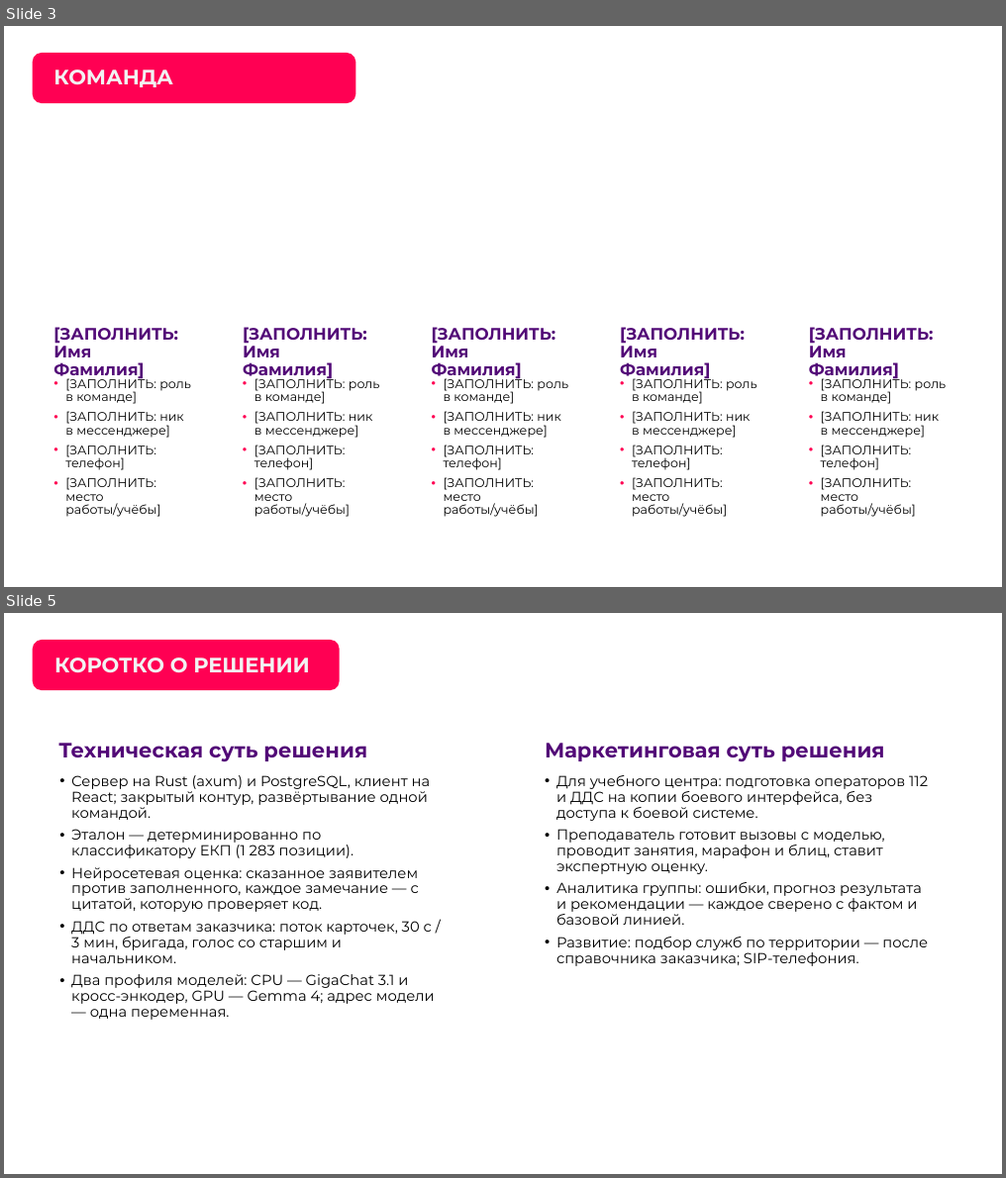
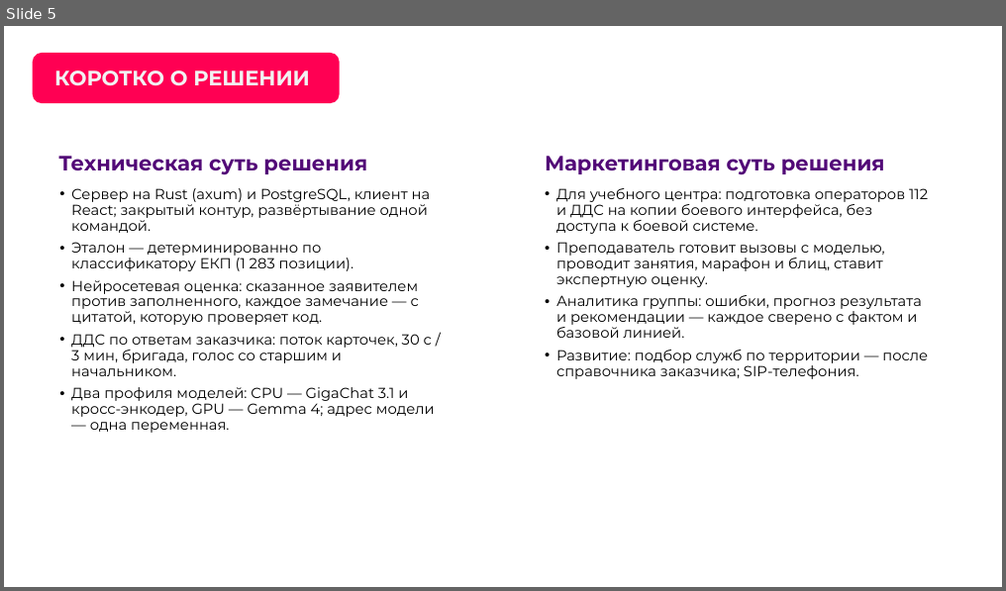
Before and after one commit to Den4ikAI/arm112-trainer_final, a slide deck: docs/презентация.pptx. Shown one above the other, each under a label of ours: slides 3 and 5 before the commit, slide 5 after it; the slides between them are not shown. The pictures are 1006x1178 and 1006x591 pixels, drawn with LibreOffice and Linux fonts; fonts in the diff are those of the drawing; background and template pictures are left out. Boxes give left, top, right and bottom in pixels: in the first picture for what was removed or moved away, otherwise in the second. Text is boxed around its words. In the diff, an @@ line names an element or a change of style, - is before the commit and + after.

```diff
--- a/docs/презентация.pptx
+++ b/docs/презентация.pptx
@@ slide 3 removed at (4, 26, 1002, 587), background picture (left out) @@
@@ rounded rectangle removed at (33, 52, 355, 103) @@
@@ title removed at (54, 70, 173, 87) @@
-КОМАНДА
@@ rounded rectangle removed at (33, 151, 212, 547) @@
@@ rounded rectangle removed at (410, 151, 589, 547) @@
@@ rounded rectangle removed at (598, 151, 778, 547) @@
@@ rounded rectangle removed at (787, 151, 966, 547) @@
@@ text removed at (54, 327, 178, 380) @@
-[ЗАПОЛНИТЬ: Имя Фамилия]
@@ text removed at (243, 327, 367, 380) @@
-[ЗАПОЛНИТЬ: Имя Фамилия]
@@ text removed at (432, 327, 556, 380) @@
-[ЗАПОЛНИТЬ: Имя Фамилия]
@@ text removed at (620, 327, 745, 380) @@
-[ЗАПОЛНИТЬ: Имя Фамилия]
@@ text removed at (809, 327, 934, 380) @@
-[ЗАПОЛНИТЬ: Имя Фамилия]
@@ text removed at (65, 375, 191, 517) @@
-• [ЗАПОЛНИТЬ: роль в команде]
-• [ЗАПОЛНИТЬ: ник в мессенджере]
-• [ЗАПОЛНИТЬ: телефон]
-• [ЗАПОЛНИТЬ: место работы/учёбы]
@@ text removed at (254, 375, 380, 517) @@
-• [ЗАПОЛНИТЬ: роль в команде]
-• [ЗАПОЛНИТЬ: ник в мессенджере]
-• [ЗАПОЛНИТЬ: телефон]
-• [ЗАПОЛНИТЬ: место работы/учёбы]
@@ text removed at (444, 375, 568, 517) @@
-• [ЗАПОЛНИТЬ: роль в команде]
-• [ЗАПОЛНИТЬ: ник в мессенджере]
-• [ЗАПОЛНИТЬ: телефон]
-• [ЗАПОЛНИТЬ: место работы/учёбы]
@@ text removed at (632, 375, 757, 517) @@
-• [ЗАПОЛНИТЬ: роль в команде]
-• [ЗАПОЛНИТЬ: ник в мессенджере]
-• [ЗАПОЛНИТЬ: телефон]
-• [ЗАПОЛНИТЬ: место работы/учёбы]
@@ text removed at (821, 375, 946, 517) @@
-• [ЗАПОЛНИТЬ: роль в команде]
-• [ЗАПОЛНИТЬ: ник в мессенджере]
-• [ЗАПОЛНИТЬ: телефон]
-• [ЗАПОЛНИТЬ: место работы/учёбы]
@@ page number removed at (939, 547, 984, 576) @@
-3
```
Also in this commit, not shown: 3 slides changed, 1 slide added, 4 other files.
